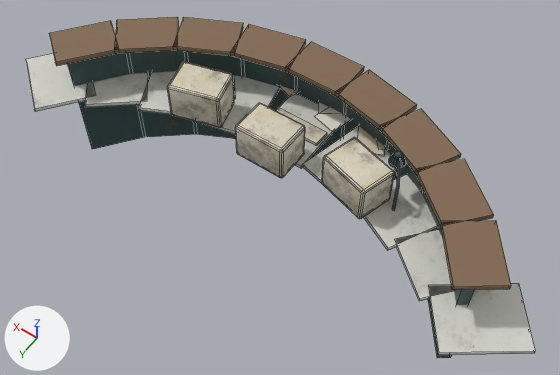
Two versions of the Blender file source/blender/props/security_desk.blend, one commit apart.
Camera for both pictures: a 50 mm camera at (-2.24, 3.72, 5.2) aimed at (-0.08, 0.7, 0.45). The axes (+X, +Y, +Z) are drawn at lower left. The lights are the same throughout. The older version comes first. Mesh edges are drawn as thin lines.

Names of what the first picture shows: 'security_desk'.
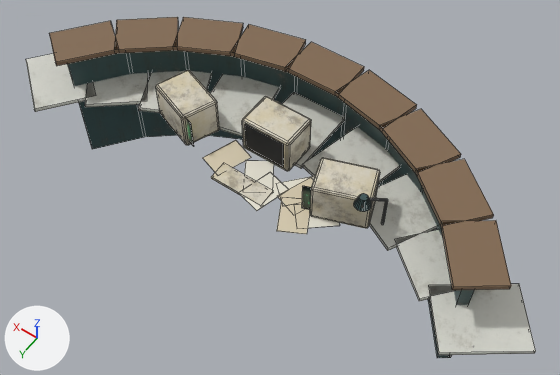
The change in detail:
me_security_desk has 616 vertices, 488 faces and spans x -0.58..2.27, y -0.4..3.24, z -0.55..0.62.
me_security_desk is used by ob_security_desk; location (-1.604, 0.806, 0.55); rotation (0.0, 0.0, -0.931), in degrees (0, 0, -53).
me_security_desk part 1: the loose piece of 56 vertices spanning x 0.43..0.93, y 0.38..0.86, z 0.24..0.56 is turned 36.1 degrees about the z axis through its middle, then moved by (-0.13, 0.1, 0.0).
me_security_desk part 2: the loose piece of 8 vertices spanning x 0.67..0.94, y 0.42..0.63, z 0.28..0.53 is scaled about its middle by (0.359, 1.58, 1), then moved by (-0.34, 0.32, 0.0).
me_security_desk part 3: the loose piece of 56 vertices spanning x 0.81..1.28, y 0.97..1.47, z 0.24..0.56 is moved by (0.06, -0.05, 0.0).
me_security_desk part 4: the loose piece of 8 vertices spanning x 1.06..1.27, y 0.99..1.27, z 0.28..0.53 is moved by (-0.18, 0.14, 0.0).
me_security_desk part 5: the loose piece of 56 vertices spanning x 1.31..1.72, y 1.5..1.99, z 0.24..0.56 is turned -36.1 degrees about the z axis through its middle, then moved by (-0.13, 0.1, 0.0).
me_security_desk part 6: the loose piece of 8 vertices spanning x 1.58..1.7, y 1.49..1.81, z 0.28..0.53 is scaled about its middle by (2.37, 0.586, 1), then moved by (-0.41, 0.24, 0.0).
me_security_desk part 7: the loose piece of 8 vertices spanning x 1.13..1.52, y 0.79..1.24, z 0.22..0.26 is moved by (-0.56, 0.42, 0.0).
me_security_desk part 8: the loose piece of 48 vertices spanning x 0.65..0.77, y 0.29..0.41, z 0.54..0.62 is moved by (-0.36, 0.27, 0.0).
me_security_desk part 9: the loose piece of 8 vertices spanning x 1.45..1.75, y 0.62..0.85, z 0.24 is moved by (-0.76, 0.58, 0.0).
me_security_desk part 10: the loose piece of 8 vertices spanning x 1.64..1.98, y 0.82..1.19, z 0.24 is moved by (-0.79, 0.54, 0.0).
me_security_desk part 11: the loose piece of 8 vertices spanning x 1.07..1.31, y 0.12..0.43, z 0.24 is moved by (-0.71, 0.63, 0.0).
me_security_desk part 12: the loose piece of 8 vertices spanning x 1.02..1.34, y 0.34..0.59, z 0.24 is moved by (-0.7, 0.6, 0.0).
me_security_desk part 13: the loose piece of 8 vertices spanning x 1.31..1.58, y 0.23..0.57, z 0.24 is moved by (-0.75, 0.62, 0.0).
me_security_desk part 14: the loose piece of 8 vertices spanning x 1.26..1.61, y 0.52..0.88, z 0.24..0.25 is moved by (-0.74, 0.58, 0.0).
me_security_desk part 15: the loose piece of 8 vertices spanning x 1.22..1.56, y 0.2..0.56, z 0.24..0.25 is moved by (-0.74, 0.62, 0.0).
me_security_desk part 16: 24 of 616 vertices moved; they spanned x 0.52..0.71, y 0.34..0.37, z 0.23..0.61 and now span x 0.34..0.42, y 0.44..0.63, z 0.23..0.61; mean shift (-0.2, 0.15, 0.0); largest move (0.7, 0.35, 0.61) -> (0.34, 0.62, 0.61).

Changed parts and their boxes (x1, y1, x2, y2) in the pictures (560 x 375 px; the box of a moved part takes in the faces that stretch with it):
part 1 of me_security_desk, moved or reshaped
    before: (322, 137, 395, 219)
    after: (310, 158, 380, 228)
part 2 of me_security_desk, moved or reshaped (not visible before)
    after: (302, 186, 311, 210)
part 3 of me_security_desk, moved or reshaped
    before: (235, 103, 305, 178)
    after: (242, 96, 311, 171)
part 4 of me_security_desk, moved or reshaped (not visible before)
    after: (245, 124, 284, 167)
part 5 of me_security_desk, moved or reshaped
    before: (167, 62, 234, 128)
    after: (156, 70, 219, 145)
part 6 of me_security_desk, moved or reshaped
    before: (233, 75, 235, 99)
    after: (186, 119, 194, 147)
part 7 of me_security_desk, moved or reshaped
    before: (276, 108, 327, 146)
    after: (211, 163, 273, 205)
part 8 of me_security_desk, moved or reshaped
    before: (389, 151, 406, 168)
    after: (354, 193, 372, 212)
part 9 of me_security_desk, moved or reshaped
    before: (318, 102, 328, 113)
    after: (244, 160, 274, 181)
part 10 of me_security_desk, moved or reshaped (mostly hidden before)
    before: (278, 85, 298, 97)
    after: (203, 140, 251, 172)
part 11 of me_security_desk, moved or reshaped (not visible before)
    after: (308, 214, 340, 228)
part 12 of me_security_desk, moved or reshaped
    before: (357, 126, 385, 155)
    after: (277, 202, 310, 234)
part 13 of me_security_desk, moved or reshaped (not visible before)
    after: (281, 176, 315, 206)
part 14 of me_security_desk, moved or reshaped
    before: (314, 107, 351, 132)
    after: (239, 172, 288, 211)
part 15 of me_security_desk, moved or reshaped (not visible before)
    after: (277, 177, 314, 215)
part 16 of me_security_desk, moved or reshaped
    before: (392, 162, 400, 211)
    after: (369, 198, 388, 225)
